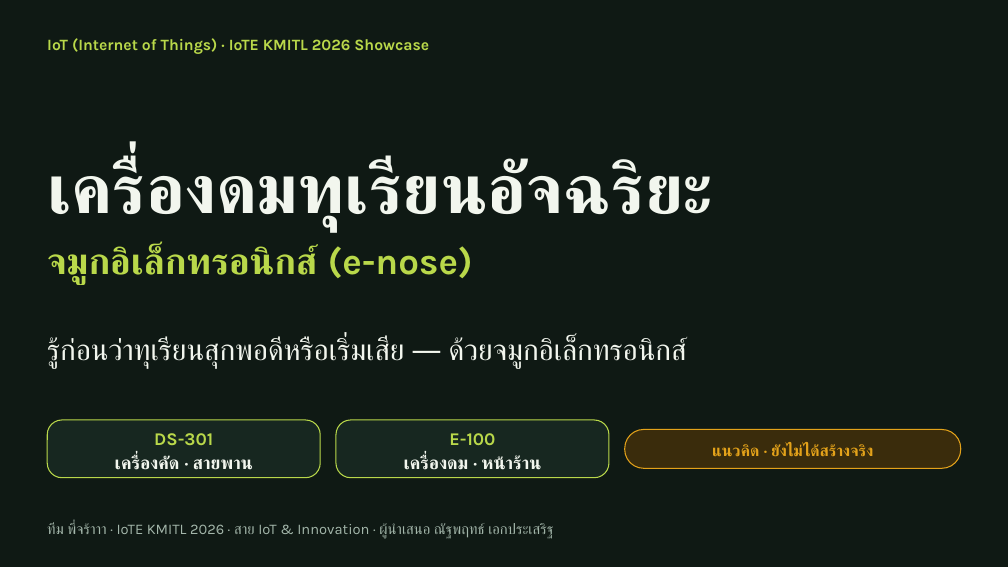
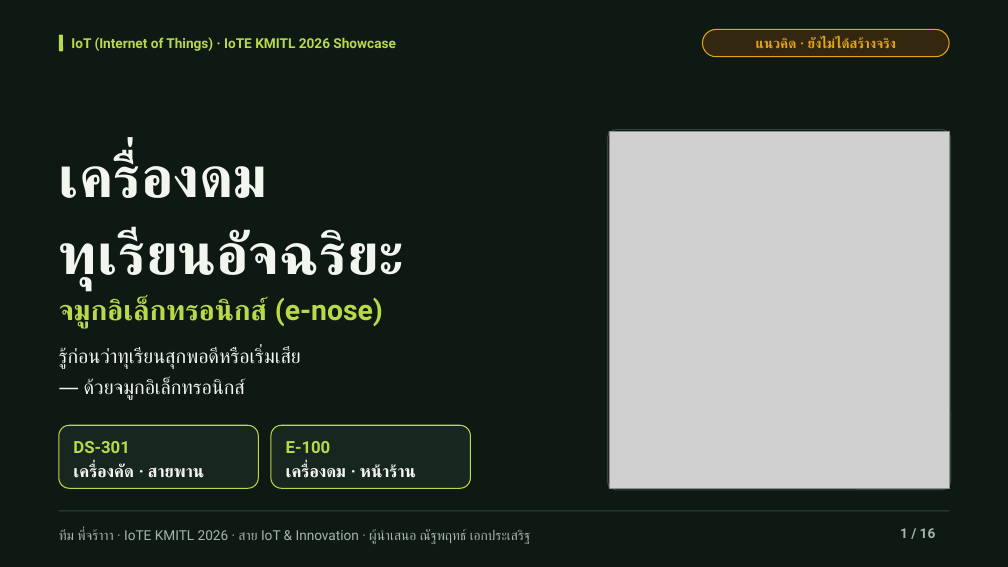
Before and after one commit to moolek02/e-nose-hub, a slide deck: slide 1 of docs/e-nose-pitch-deck-v2.pptx. Drawn at 1008x567 pixels with LibreOffice and Linux fonts; fonts in the diff are those of the drawing; grey boxes stand for pictures. Boxes give left, top, right and bottom in pixels: in the first picture for what was removed or moved away, otherwise in the second. Text is boxed around its words. In the diff, an @@ line names an element or a change of style, - is before the commit and + after.

```diff
--- a/docs/e-nose-pitch-deck-v2.pptx
+++ b/docs/e-nose-pitch-deck-v2.pptx
@@ text "แนวคิด · ยังไม่ได้สร้างจริง": place and size @@
-text "แนวคิด · ยังไม่ได้สร้างจริง" at [712, 443, 874, 456]
+text "แนวคิด · ยังไม่ได้สร้างจริง" at [756, 37, 896, 48]
@@ text "แนวคิด · ยังไม่ได้สร้างจริง" at [756, 37, 896, 48]: size 15 to 13 pt, font Karla to Roboto; line spacing 1.15 to 1 @@
@@ rounded rectangle added at [702, 29, 949, 57], fill #33280F, outline #E3A21A 1 pt @@
@@ rounded rectangle added at [59, 35, 64, 51], fill #B9D84A @@
@@ text "IoT (Internet of Things) · ...": place and size @@
-text "IoT (Internet of Things) · ..." at [47, 38, 429, 54]
+text "IoT (Internet of Things) · ..." at [71, 37, 396, 51]
@@ text "IoT (Internet of Things) · ..." at [71, 37, 396, 51]: size 15 to 13 pt, font Karla to Roboto; line spacing 1.15 to 1; vertical alignment top to middle @@
@@ rounded rectangle added at [607, 130, 951, 490], fill #0A110D, outline #2C4639 1 pt @@
@@ picture added at [609, 132, 950, 488] @@
@@ text at [59, 151, 403, 290]: text changed; size 66 to 55 pt; font Karla to Roboto @@
-เครื่องดมทุเรียนอัจฉริยะ
+เครื่องดม
+ทุเรียนอัจฉริยะ
@@ text "จมูกอิเล็กทรอนิกส์ (e-nose)": place and size @@
-text "จมูกอิเล็กทรอนิกส์ (e-nose)" at [47, 245, 473, 284]
+text "จมูกอิเล็กทรอนิกส์ (e-nose)" at [59, 298, 383, 328]
@@ text "จมูกอิเล็กทรอนิกส์ (e-nose)" at [59, 298, 383, 328]: size 35 to 27 pt, font Karla to Roboto; line spacing 1.15 to 1.1; vertical alignment top to middle @@
@@ text at [59, 347, 301, 400]: text changed; size 28 to 19 pt; font Karla to Roboto @@
-รู้ก่อนว่าทุเรียนสุกพอดีหรือเริ่มเสีย — ด้วยจมูกอิเล็กทรอนิกส์
+รู้ก่อนว่าทุเรียนสุกพอดีหรือเริ่มเสีย
+— ด้วยจมูกอิเล็กทรอนิกส์
@@ rounded rectangle: place and size @@
-rounded rectangle at [47, 420, 320, 478]
+rounded rectangle at [59, 425, 259, 488]
@@ rounded rectangle at [59, 425, 259, 488]: proportions changed @@
@@ text "DS-301": place and size @@
-text "DS-301" at [115, 433, 253, 470]
+text "DS-301" at [73, 441, 204, 478]
@@ text "DS-301" at [73, 441, 204, 478]: size 17 to 16 pt, font Karla to Roboto; alignment centre to left; line spacing 1.15 to 1.2 @@
@@ rounded rectangle at [271, 425, 470, 488]: proportions changed @@
@@ rounded rectangle: place and size @@
-rounded rectangle at [336, 420, 609, 478]
+rounded rectangle at [271, 425, 470, 488]
@@ text "E-100" at [286, 441, 415, 478]: size 17 to 16 pt, font Karla to Roboto; alignment centre to left; line spacing 1.15 to 1.2 @@
@@ text "E-100": place and size @@
-text "E-100" at [404, 433, 542, 470]
+text "E-100" at [286, 441, 415, 478]
@@ rounded rectangle removed at [625, 430, 960, 468] @@
@@ text "ทีม พี่จร้าาา · IoTE KMITL ...": place and size @@
-text "ทีม พี่จร้าาา · IoTE KMITL ..." at [47, 522, 553, 539]
+text "ทีม พี่จร้าาา · IoTE KMITL ..." at [59, 529, 531, 544]
@@ text "ทีม พี่จร้าาา · IoTE KMITL ..." at [59, 529, 531, 544]: size 14 to 13 pt, font Karla to Roboto; vertical alignment top to middle @@
@@ rounded rectangle added at [59, 510, 950, 511], fill #2C4639 @@
@@ text added at [900, 528, 936, 538], 13 pt, text #A3B6AA, bold @@
+1 / 16
```
Also in this commit, not shown: 15 other slides changed, 8 other files.
